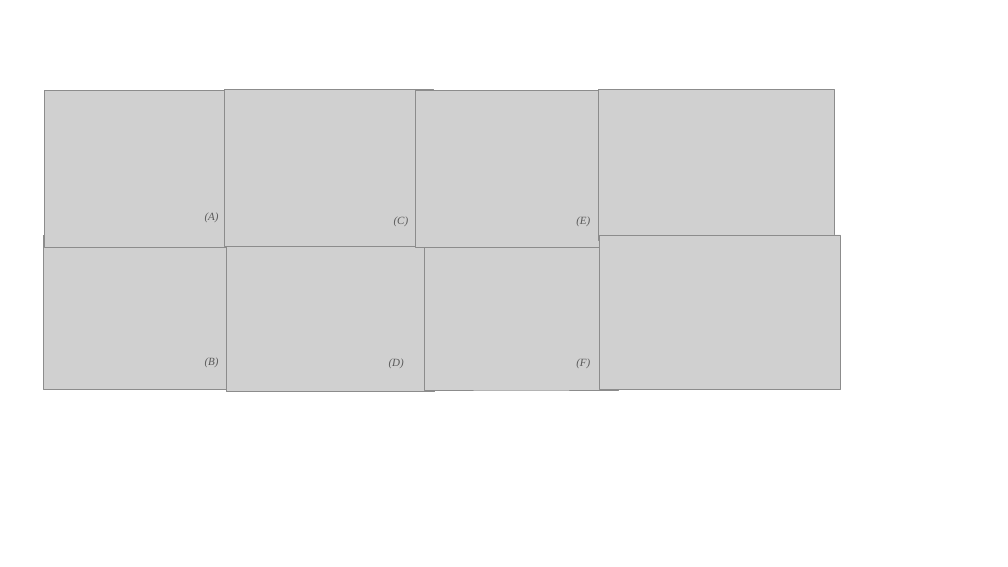
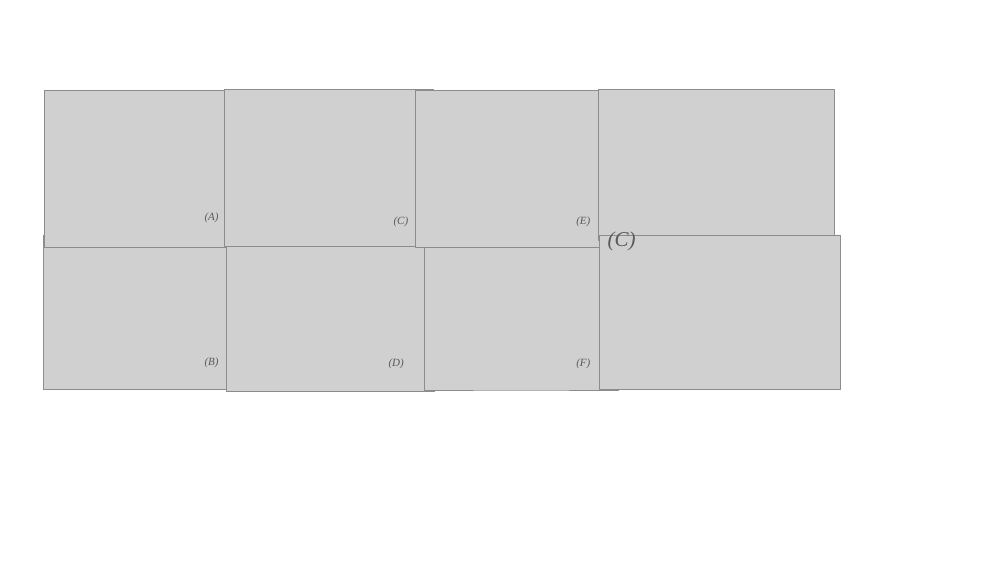
Before and after one commit to liangaomng/paper, a slide deck: slide 3 of 示意图.pptx. Drawn at 1008x567 pixels with LibreOffice and Linux fonts; fonts in the diff are those of the drawing; grey boxes stand for pictures. Boxes give left, top, right and bottom in pixels: in the first picture for what was removed or moved away, otherwise in the second. Text is boxed around its words. In the diff, an @@ line names an element or a change of style, - is before the commit and + after.

```diff
--- a/示意图.pptx
+++ b/示意图.pptx
@@ text added at (608, 232, 636, 250), 20 pt, text #595959, italic @@
+(C)
```
Also in this commit, not shown: 1 other slide changed, 13 other files.
